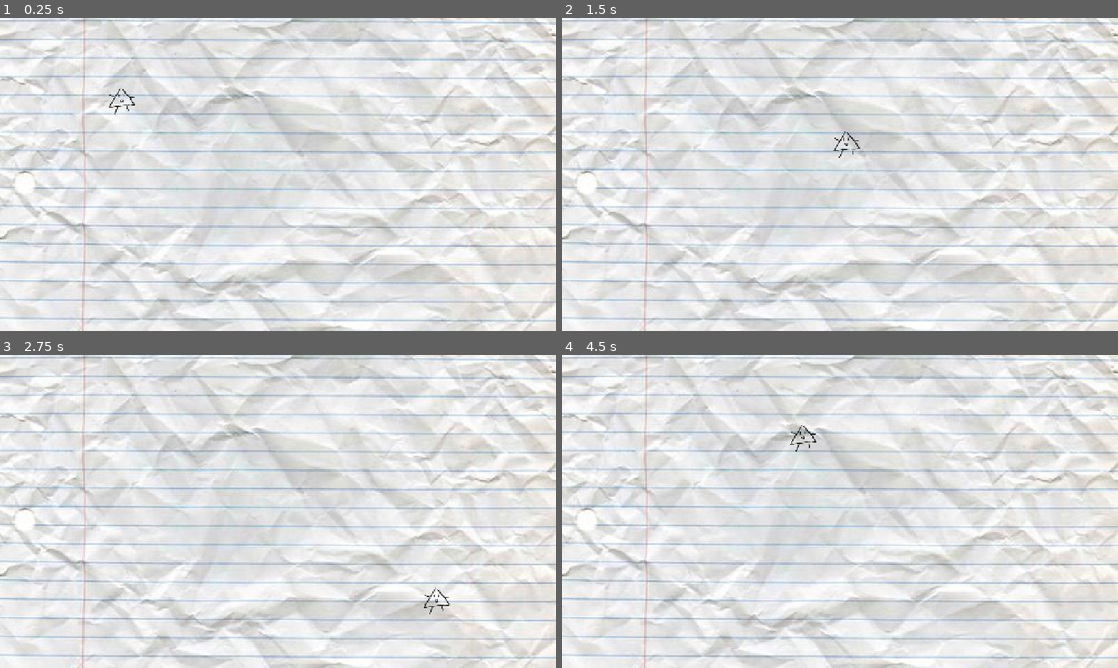
Above: before the commit, frames 1-4 (two rows, left to right).
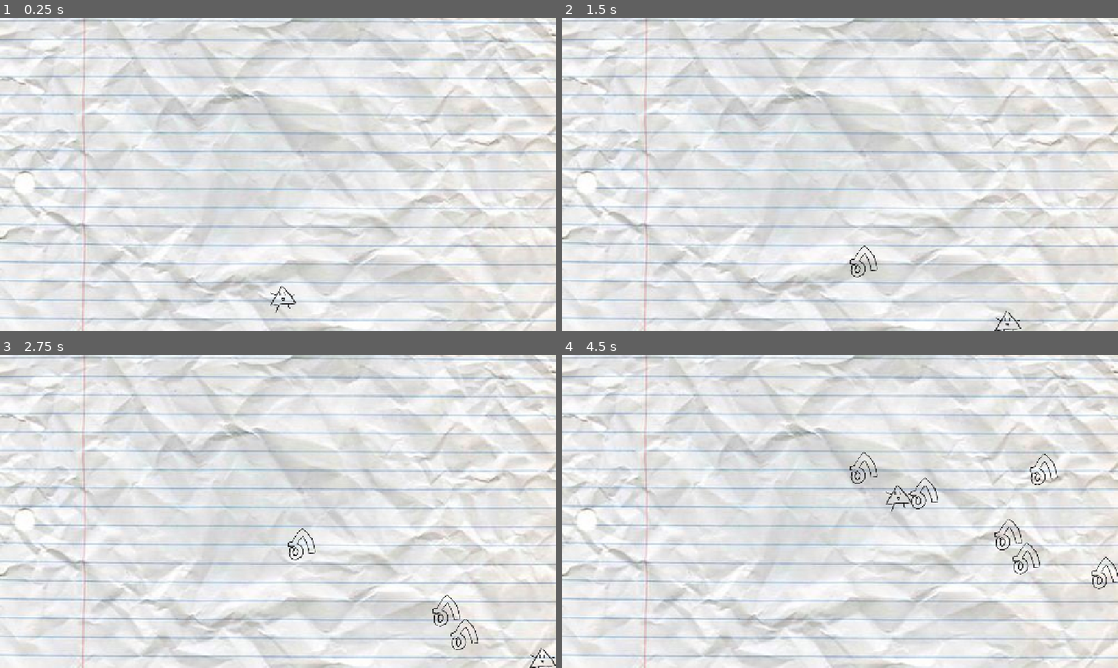
Above: after the commit, the same moments.

Repository: C3MenT/rough-sketch
Game: Godot game, scene res://resource/stage/stage.tscn
Two runs of this game, one before a commit and one after it. Both use one fixed random seed, a clock stepped at 60 frames per second and the inputs below. The project has no main scene, so this scene is started directly.
Inputs (mouse positions are in pixels of both pictures, inside the frame that each line leads up to):
- Up to frame 1 (0.25 s): no input
- Up to frame 2 (1.5 s): tap Enter at 0.5 s; move the mouse to (962, 158) at 0.52 s; hold D (input_dir_right) 0.53-1.28 s; tap K (shoot, bound only after the commit) at 0.6 s; move the mouse to (728, 190) at 1.27 s; hold S (input_dir_down) from 1.28 s (still down); click (728, 190) at 1.35 s
- Up to frame 3 (2.75 s): tap K (shoot, bound only after the commit) at 1.55, 2.1 s; move the mouse to (333, 442) at 2.02 s; release S (input_dir_down) at 2.03 s; hold D (input_dir_right) from 2.03 s (still down)
- Up to frame 4 (4.5 s): move the mouse to (812, 574) at 2.77 s; release D (input_dir_right) at 2.78 s; hold W (input_dir_up) 2.78-3.53 s; tap K (shoot, bound only after the commit) at 2.85, 3.8, 4.35 s; move the mouse to (1006, 558) at 3.52 s; press the mouse at (1006, 558) at 3.53 s; hold A (input_dir_left) from 3.53 s (still down); move the mouse to (673, 464) at 4.27 s; release the mouse at (673, 464) at 4.28 s

The runs differ from the first frame. In frame 1, 0.2% of the frame differs, in the area x 19-54%, y 22-95%; in frame 2, 0.2%; in frame 3, 0.4%; in frame 4, 0.8%, in the area x 41-100%, y 22-75%.

Commit message:
10/15 Additions
- Added rudimentary projectile firing boilerplate and some simple support within the player class.

Diff:
--- a/project.godot
+++ b/project.godot
@@ -68,6 +68,11 @@
 "events": [Object(InputEventKey,"resource_local_to_scene":false,"resource_name":"","device":-1,"window_id":0,"alt_press …(192 unchanged characters)…
 ]
 }
+shoot={
+"deadzone": 0.2,
+"events": [Object(InputEventKey,"resource_local_to_scene":false,"resource_name":"","device":-1,"window_id":0,"alt_pressed":false,"shift_pressed":false,"ctrl_pressed":false,"meta_pressed":false,"pressed":false,"keycode":0,"physical_keycode":75,"key_label":0,"unicode":107,"location":0,"echo":false,"script":null)
+]
+}
 
 [layer_names]
 
--- a/resource/entity/mob/player/player.gd
+++ b/resource/entity/mob/player/player.gd
@@ -4,6 +4,8 @@
 ### ============================================================================
 ### References
 ### ============================================================================
+
+@onready var projectile_prototype : PackedScene = preload("res://resource/entity/mob/player/player_projectile.tscn")
 
 ### ============================================================================
 ### Members
@@ -12,6 +14,20 @@
 @export var MAX_SPEED : float = 500.0
 
 func _physics_process(delta: float) -> void:
+	_update(delta)
+
+
+
+func _update(delta: float)->void:
+	update_move(delta)
+
+	if Input.is_action_just_pressed("shoot"):
+		shoot()
+
+
+
+## Movement function
+func update_move(delta : float)->void:
 	var input_vec : Vector2 = Input.get_vector("input_dir_left", "input_dir_right", "input_dir_up", "input_dir_down")
 	if input_vec != Vector2.ZERO:
 		velocity = input_vec * MAX_SPEED
@@ -20,3 +36,11 @@
 		velocity = Vector2(0.0, 0.0)
 
 	move_and_slide()
+
+
+
+func shoot()->void:
+	var new_projectile : Projectile = projectile_prototype.instantiate()
+	new_projectile.set_movement_data(Vector2(0,-1), 100, 80)
+	get_parent().add_child(new_projectile)
+	new_projectile.global_position = global_position
--- /dev/null
+++ b/resource/entity/mob/player/player_projectile.tscn
@@ -0,0 +1,10 @@
+[gd_scene format=3 uid="uid://dqv71jqtjr5va"]
+
+[ext_resource type="PackedScene" uid="uid://c5r540ehlw2sv" path="res://resource/entity/projectile/projectile.tscn" id="1_2srui"]
+[ext_resource type="Texture2D" uid="uid://80j6w6mb3nvy" path="res://resource/assets/sprite/projectile/vround.png" id="2_ixqph"]
+
+[node name="PlayerProjectile" unique_id=350827401 instance=ExtResource("1_2srui")]
+
+[node name="Sprite2D" parent="Visual" parent_id_path=PackedInt32Array(1102890566) index="0" unique_id=1747953102]
+scale = Vector2(0.2, 0.2)
+texture = ExtResource("2_ixqph")
--- a/resource/entity/projectile/projectile.gd
+++ b/resource/entity/projectile/projectile.gd
@@ -14,8 +14,24 @@
 
 ## Current velocity vector
 var velocity : Vector2 = Vector2.ZERO
-## Array of all overlapping hurtboxes
-var overlappings : Array = []
+## Current acceleration
+var acceleration : float = 0.0
+## Current max speed
+var maxSpeed : float = 0.0
+## Current direction to move in
+var direction : Vector2 = Vector2.ZERO
+
+### ============================================================================
+### Core Drivers
+### ============================================================================
+
+
+func _physics_process(delta: float) -> void:
+	_update(delta)
+
+## Core projectile update function
+func _update(delta : float)->void:
+	_update_move(delta)
 
 ### ============================================================================
 ### Helpers
@@ -25,20 +41,16 @@
 func get_velocity()->Vector2:
 	return velocity
 
-func move(delta : float)->void:
+## Update position based on velocity
+func _update_move(delta : float)->void:
+	if maxSpeed <= 0:
+		printerr("Max speed is less than or equal 0")
+
+	velocity = velocity.slerp(direction * maxSpeed, acceleration * delta)
 	global_position += (velocity * delta)
 
-## Returns whether or not the list of overlapping entities is empty
-func is_colliding()->bool:
-	return !overlappings.is_empty()
-
-## Returns the overlapping entities
-func get_colliding()->Array:
-	return overlappings
-
-
-
-func _on_hitbox_area_entered(area: Area2D) -> void:
-	overlappings.append(area)
-func _on_hitbox_area_exited(area: Area2D) -> void:
-	overlappings.erase(area)
+## Give the projectile a direction on the unit circle
+func set_movement_data(dir : Vector2, max_speed : float, accel : float)->void:
+	maxSpeed = max_speed
+	direction = dir
+	acceleration = accel
--- a/resource/entity/projectile/projectile.tscn
+++ b/resource/entity/projectile/projectile.tscn
@@ -2,16 +2,15 @@
 
 [ext_resource type="Script" uid="uid://dclk576sajrlq" path="res://resource/entity/projectile/projectile.gd" id="1_ukueo"]
 
-[node name="Projectile" type="Node2D" unique_id=350827401]
+[node name="Projectile" type="StaticBody2D" unique_id=762143362]
 script = ExtResource("1_ukueo")
 
 [node name="Visual" type="Node2D" parent="." unique_id=1102890566]
+
+[node name="Sprite2D" type="Sprite2D" parent="Visual" unique_id=1747953102]
 
 [node name="Model" type="Node2D" parent="." unique_id=833928139]
 
 [node name="Hitbox" type="Area2D" parent="Model" unique_id=1930855279]
 collision_layer = 64
 collision_mask = 0
-
-[connection signal="area_entered" from="Model/Hitbox" to="." method="_on_hitbox_area_entered"]
-[connection signal="area_exited" from="Model/Hitbox" to="." method="_on_hitbox_area_exited"]
--- a/resource/stage/stage_piece.tscn
+++ b/resource/stage/stage_piece.tscn
@@ -14,4 +14,4 @@
 [node name="Model" type="Node2D" parent="." unique_id=1243367797]
 
 [node name="Player" parent="Model" unique_id=1837744156 instance=ExtResource("2_ipr76")]
-position = Vector2(281, 191)
+position = Vector2(652, 647)
